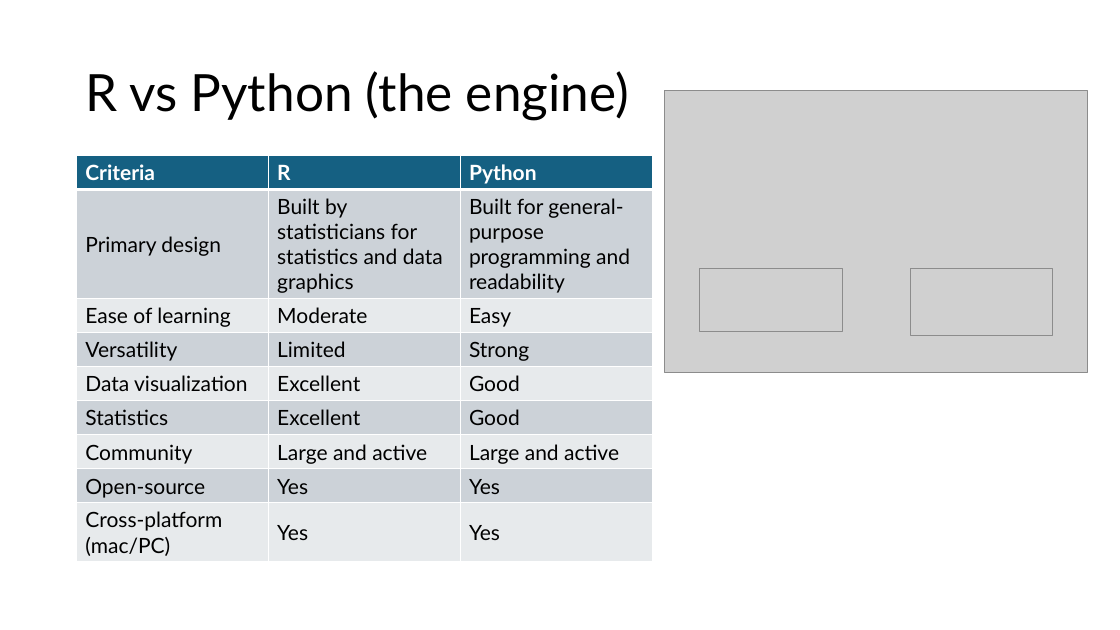
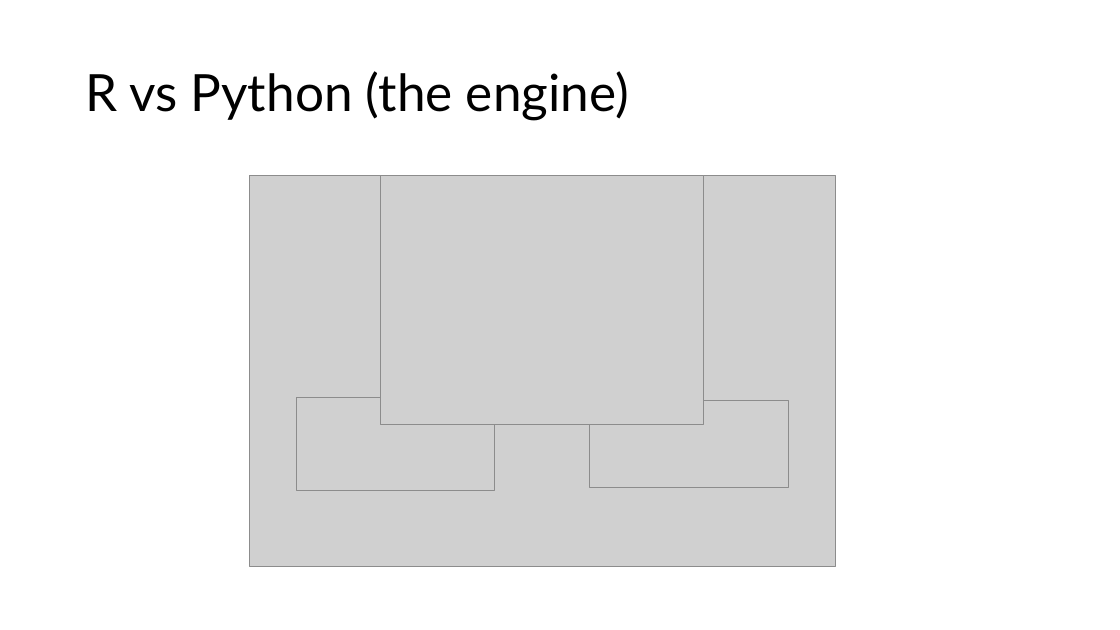
Before and after one commit to mjhemmerlein/MtBlueSky-Workshop-2026, a slide deck: slide 8 of Workshop-Sessions/Introduction-to-Coding/Introduction_to_R.pptx (slide 6 before the commit). Drawn at 1120x630 pixels with LibreOffice and Linux fonts; fonts in the diff are those of the drawing; grey boxes stand for pictures. Boxes give left, top, right and bottom in pixels: in the first picture for what was removed or moved away, otherwise in the second. Text is boxed around its words. In the diff, an @@ line names an element or a change of style, - is before the commit and + after.

```diff
--- a/Workshop-Sessions/Introduction-to-Coding/Introduction_to_R.pptx
+++ b/Workshop-Sessions/Introduction-to-Coding/Introduction_to_R.pptx
@@ table removed at [77, 155, 652, 562], 9 rows, 3 columns @@
-Criteria | R | Python
-Primary design | Built by statisticians for statistics and data graphics | Built for general-purpose programming and readability
-Ease of learning | Moderate | Easy
-Versatility | Limited | Strong
-Data visualization | Excellent | Good
-Statistics | Excellent | Good
-Community | Large and active | Large and active
-Open-source | Yes | Yes
-Cross-platform (mac/PC) | Yes | Yes
@@ picture: place and size @@
-picture at [665, 91, 1087, 373]
+picture at [250, 176, 836, 566]
@@ picture added at [381, 176, 703, 424] @@
@@ picture: place and size @@
-picture at [910, 268, 1053, 335]
+picture at [297, 397, 495, 491]
@@ picture: place and size @@
-picture at [700, 268, 843, 331]
+picture at [590, 401, 788, 488]
```
Also in this commit, not shown: 2 other slides changed, 2 slides added, 2 slides removed, 3 other files.
